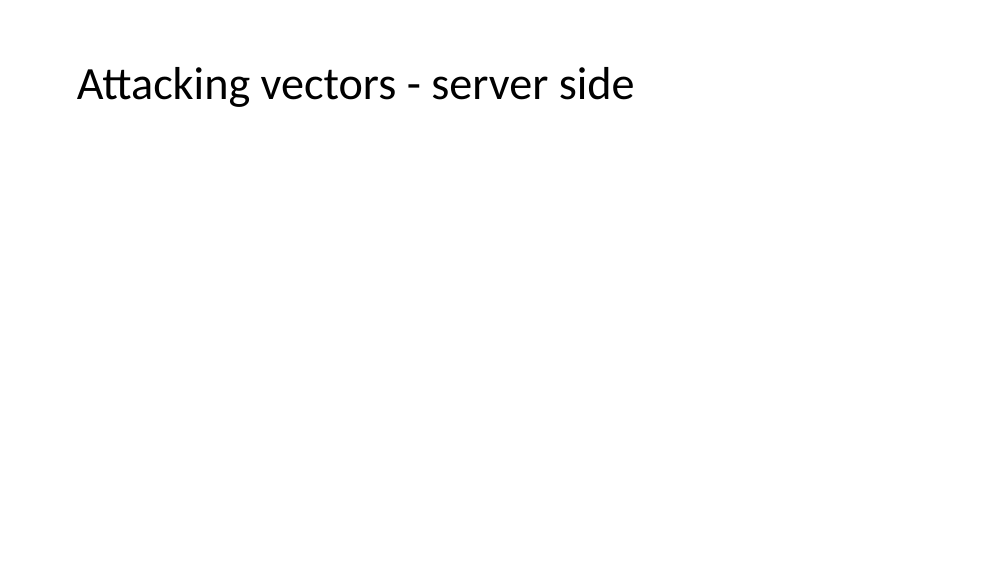
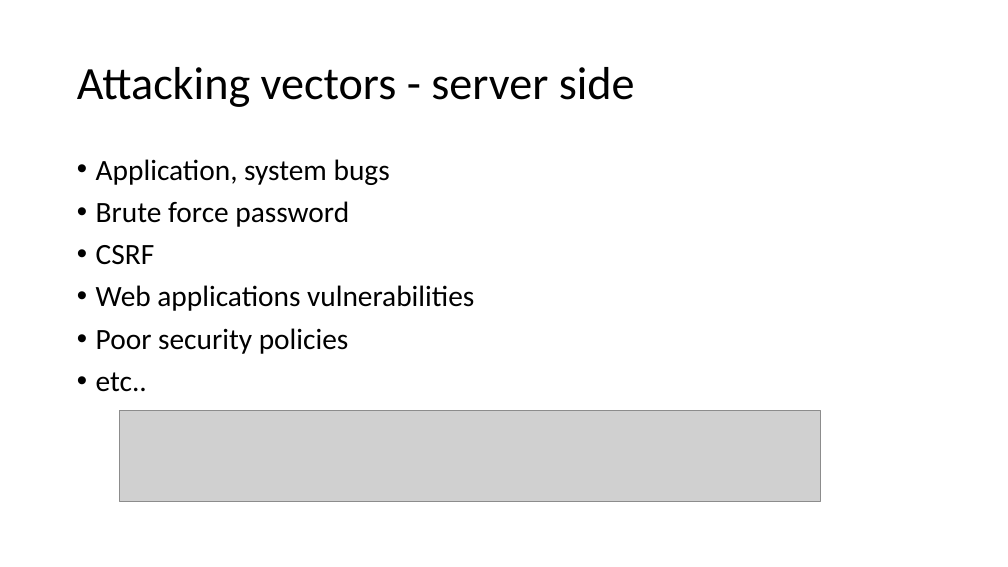
Before and after one commit to jacqbb/webscan, a slide deck: slide 6 of urlinfo_presentation.pptx (slide 5 before the commit). Drawn at 1008x567 pixels with LibreOffice and Linux fonts; fonts in the diff are those of the drawing; grey boxes stand for pictures; background and template pictures are left out. Boxes give left, top, right and bottom in pixels: in the first picture for what was removed or moved away, otherwise in the second. Text is boxed around its words. In the diff, an @@ line names an element or a change of style, - is before the commit and + after.

Commit message:
finish PPT draft

```diff
--- a/urlinfo_presentation.pptx
+++ b/urlinfo_presentation.pptx
@@ text added at box(96, 159, 474, 392), 28 pt, text #000000 @@
+• Application, system bugs
+• Brute force password
+• CSRF
+• Web applications vulnerabilities
+• Poor security policies
+• etc..
@@ picture added at box(119, 411, 820, 501) @@
```
Also in this commit, not shown: 15 other slides changed, 12 slides added, 7 slides removed, 41 other files.
